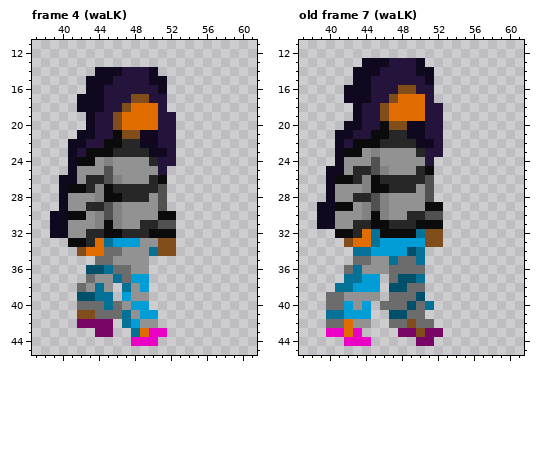
One commit to this pixel-art file: Assets/Sprites/Doppel.aseprite. Above is the file before it was changed.
94x51 pixels, 13 frames. Shown: frame 4 (waLK): x 37..61, y 11..45; old frame 7 (waLK): x 37..61, y 11..45. The commit also changed other frames, which this record leaves out.
New version:
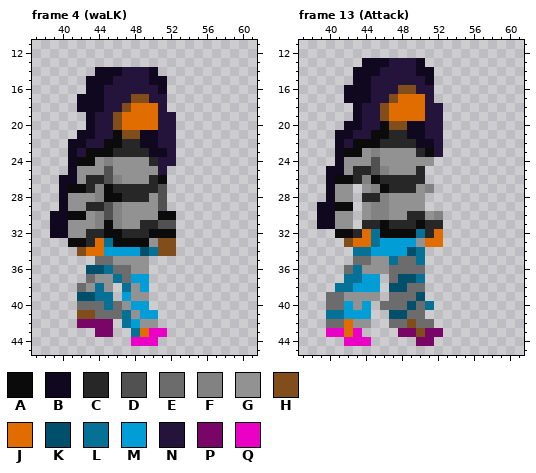
Palette (. is transparent): A #0b0b0b  B #10081e  C #272727  D #515151  E #6c6c6c  F #828282  G #929292  H #814d1b  J #e16d00  K #004f6b  L #067197  M #009dd6  N #24143c  P #790566  Q #eb00c5
A new or re-ordered frame is compared with the old frame closest to it.
What changed:
{"change": "layer \"Back Arm\" added"}
{"change": "layer \"Front Arm\" added"}
{"change": "frames re-ordered"}
{"where": "frame 4 (waLK)"}
{"frame":4,"y":33,"x":46,"old":"MMMG","new":"AAAA"}
{"frame":4,"y":34,"x":45,"old":"EEGGG","new":"MMMMK"}
{"where": "frame 13 (Attack) against old frame 7 (waLK), layers \"Front Arm\", \"Torso\", \"Back Arm\""}
{"frame":13,"y":23,"x":51,"old":"N","new":"A"}
{"frame":13,"y":24,"x":51,"old":"N","new":"G"}
{"frame":13,"y":25,"x":51,"old":"A","new":"."}
{"frame":13,"y":26,"x":51,"old":"D","new":"."}
{"frame":13,"y":27,"x":43,"old":"GFA","new":".GF"}
{"frame":13,"y":27,"x":51,"old":"D","new":"F"}
{"frame":13,"y":28,"x":43,"old":"C","new":"."}
{"frame":13,"y":28,"x":45,"old":"D","new":"C"}
{"frame":13,"y":28,"x":51,"old":"D","new":"."}
{"frame":13,"y":29,"x":43,"old":"GFD","new":".GF"}
{"frame":13,"y":29,"x":51,"old":"AA","new":".."}
{"frame":13,"y":30,"x":43,"old":"GFA","new":".GF"}
{"frame":13,"y":30,"x":51,"old":"DD","new":"GF"}
{"frame":13,"y":31,"x":43,"old":"C","new":"."}
{"frame":13,"y":31,"x":45,"old":"A","new":"C"}
{"frame":13,"y":31,"x":51,"old":"AA","new":"CC"}
{"frame":13,"y":32,"x":51,"old":"HH","new":"CJ"}
{"frame":13,"y":33,"x":50,"old":"MHH","new":"GJJ"}
{"label":"changed","picture_box":[104,238,149,256]}
{"label":"changed","picture_box":[416,148,443,247]}
{"label":"changed","picture_box":[353,184,380,229]}
